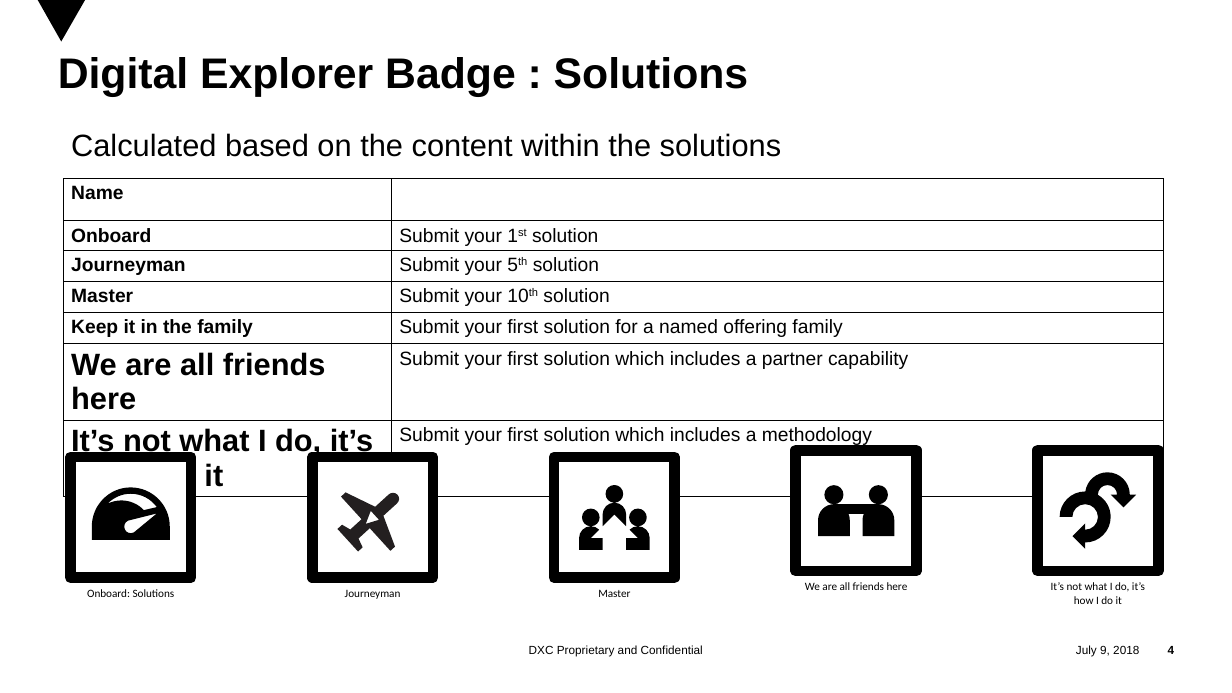
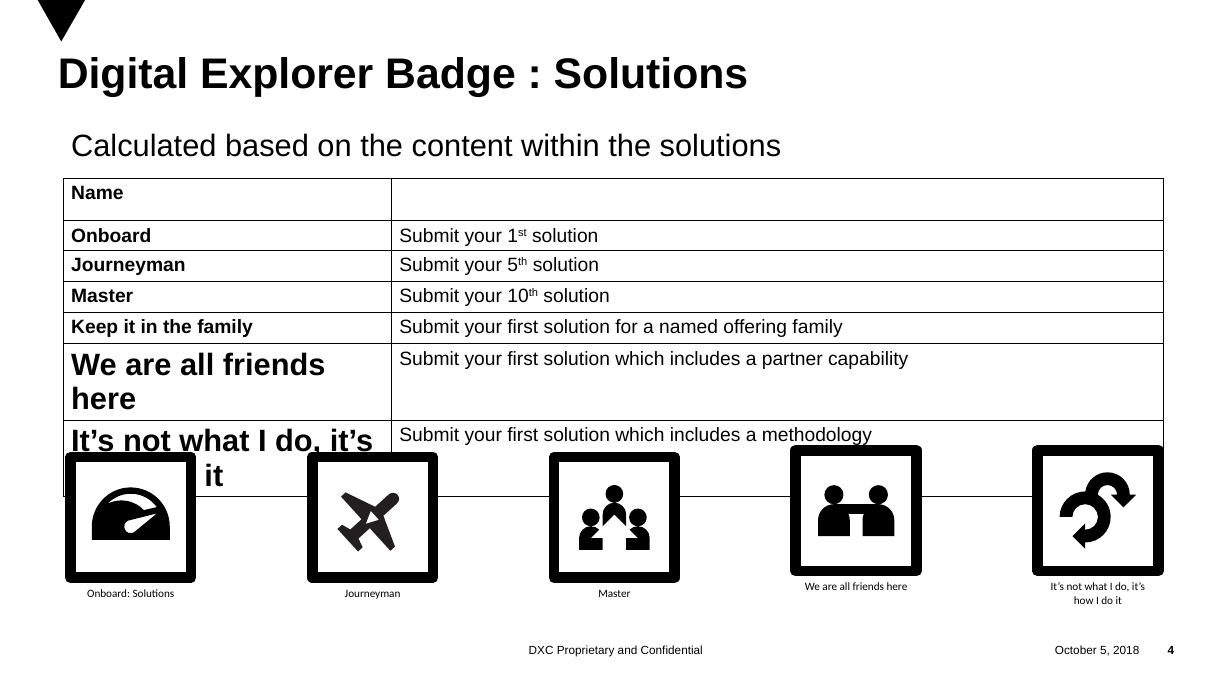
Before and after one commit to EnglishSid/DigitalExplorerDevNotes, a slide deck: slide 4 of Modules/Platform/Achievements/Badges/Digital Explorer Badges.pptx. Drawn at 1232x693 pixels with LibreOffice and Linux fonts; fonts in the diff are those of the drawing; background and template pictures are left out. Boxes give left, top, right and bottom in pixels: in the first picture for what was removed or moved away, otherwise in the second. Text is boxed around its words. In the diff, an @@ line names an element or a change of style, - is before the commit and + after.

```diff
--- a/Modules/Platform/Achievements/Badges/Digital Explorer Badges.pptx
+++ b/Modules/Platform/Achievements/Badges/Digital Explorer Badges.pptx
@@ text at [1055, 645, 1139, 656]: text changed @@
-July 9, 2018
+October 5, 2018
```
Also in this commit, not shown: 10 other slides changed, 13 other files.
